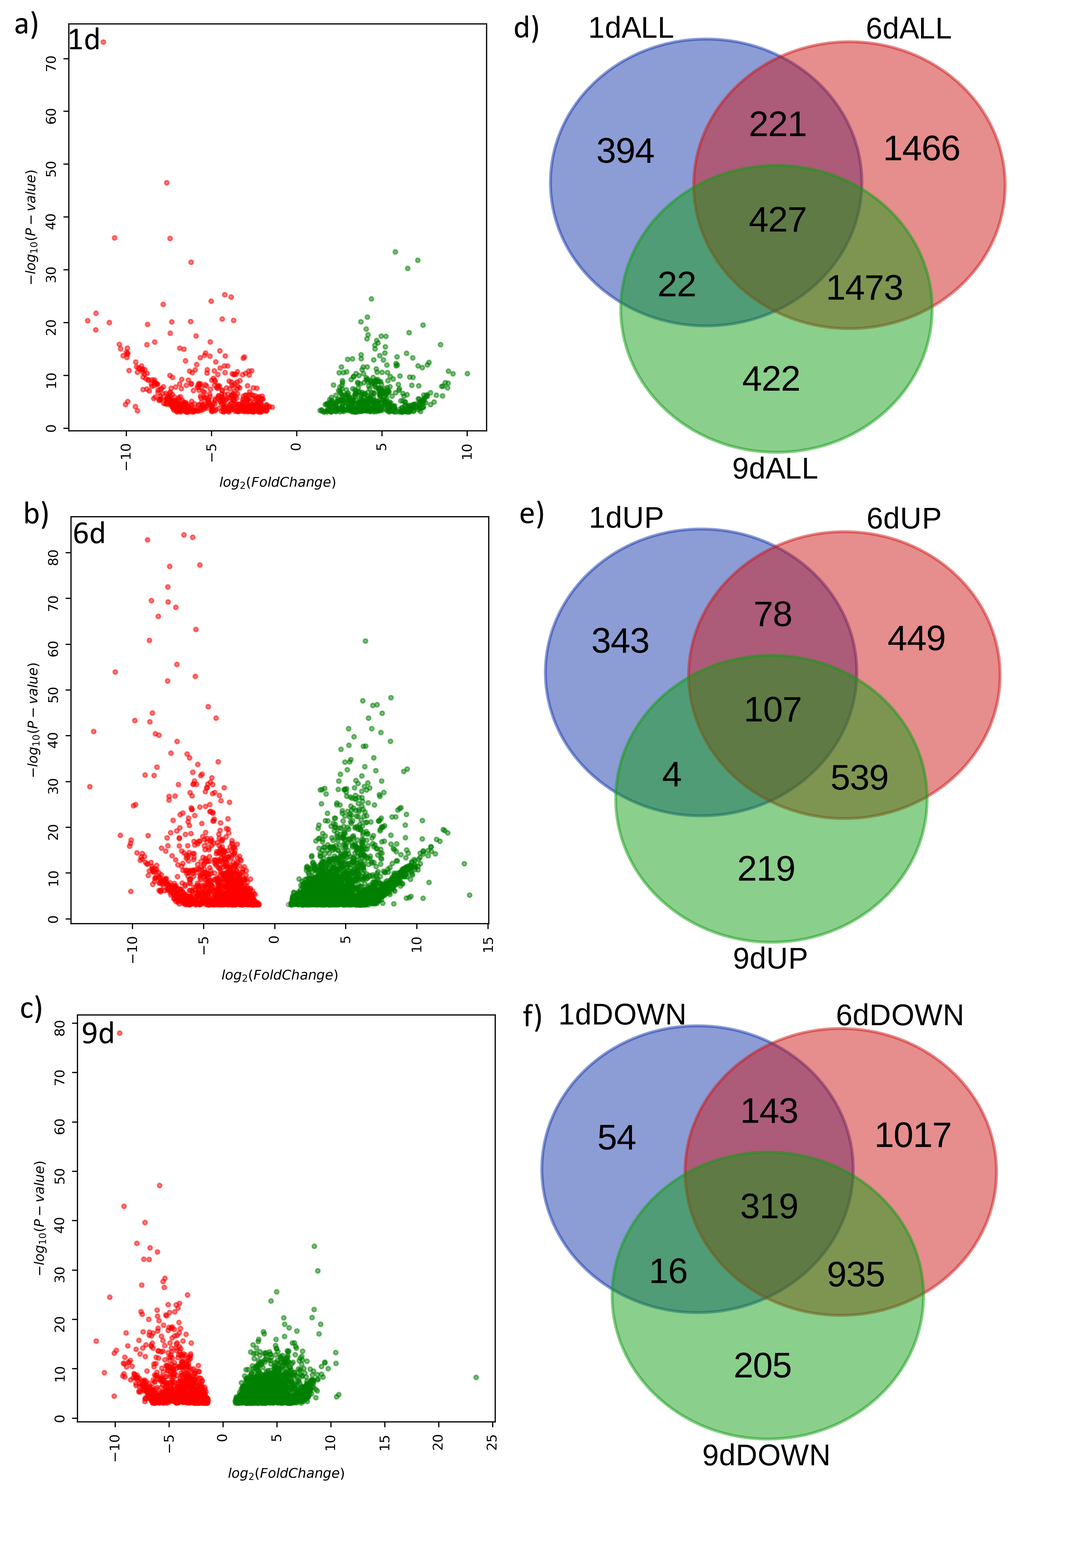
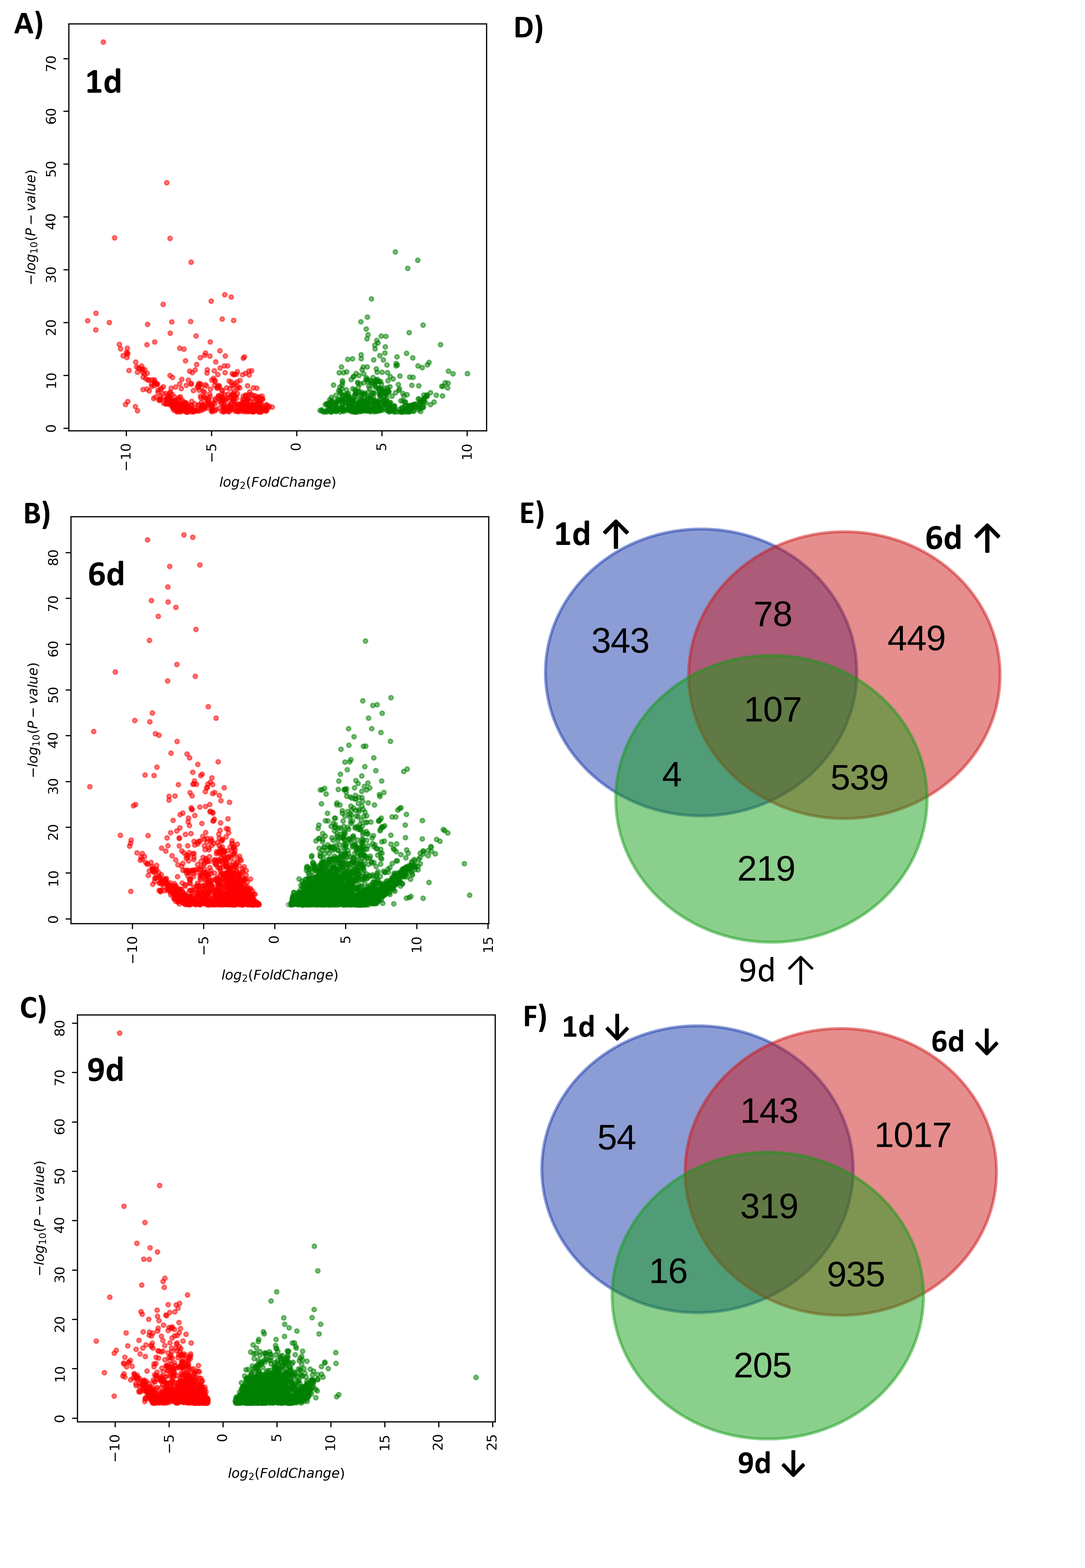
Revision of a layered (1085, 1568) image; what changed, layer by layer:
painted on "9d" over left=82, top=1021, right=123, bottom=1082
painted on "6d" over left=74, top=521, right=124, bottom=586
painted on "1d" over left=69, top=27, right=121, bottom=94
renamed "f)" to "F)", painted on it over left=523, top=1003, right=547, bottom=1033
renamed "e)" to "E)", painted on it over left=520, top=500, right=544, bottom=529
renamed "d)" to "D)", painted on it over left=514, top=14, right=543, bottom=44
renamed "c)" to "C)", painted on it over left=20, top=995, right=46, bottom=1024
renamed "b)" to "B)", painted on it over left=25, top=500, right=50, bottom=530
renamed "a)" to "A)", painted on it over left=14, top=10, right=43, bottom=40
added layer "9d ↓" above "6d ↓" over left=738, top=1450, right=806, bottom=1478
added layer "6d ↓" above "1d ↓" over left=932, top=1028, right=999, bottom=1056
added layer "1d ↓" above "9d ↑" over left=563, top=1013, right=630, bottom=1041
added layer "9d ↑" above "6d ↑" over left=740, top=955, right=814, bottom=985
added layer "6d ↑" above "1d ↑" over left=926, top=523, right=1001, bottom=553
added layer "1d ↑" above "Wklejona warstwa #2" over left=556, top=519, right=630, bottom=549
painted on "Wklejona warstwa #2" over left=560, top=1002, right=962, bottom=1466
painted on "Wklejona warstwa #1" over left=590, top=505, right=941, bottom=970
hid "Wklejona warstwa #5", painted on it over left=548, top=15, right=1007, bottom=480